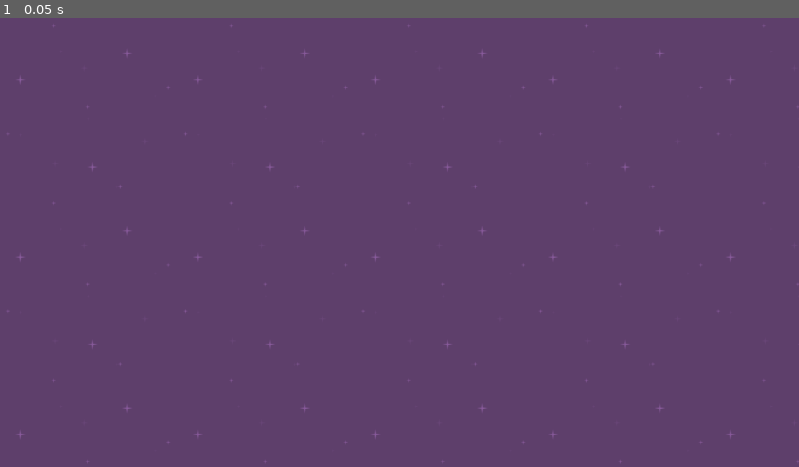
Above: before the commit, frame 1.
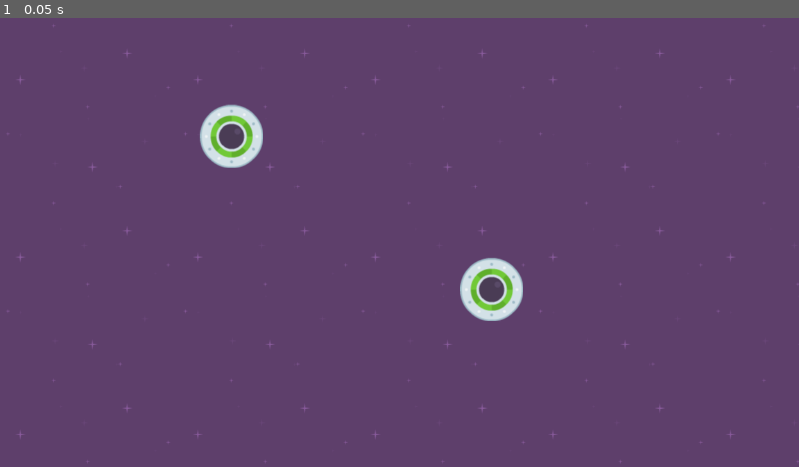
Above: after the commit, the same moment.

Repository: ty-n-42/Speedy-Saucer
Game: Godot game, scene res://levels/level_1.tscn
Same seed, same stepped clock (60 frames per second), same inputs: the game is played once before the commit and once after it.
Inputs:
- Up to frame 1 (0.05 s): no input

The runs differ from the first frame. In frame 1, 1.5% of the frame differs, in the area x 25-66%, y 19-68%.

Commit message:
Created 2 instances the player scene in the level1 scene

Diff:
--- a/levels/level_1.tscn
+++ b/levels/level_1.tscn
@@ -1,6 +1,7 @@
-[gd_scene load_steps=2 format=3 uid="uid://b1avlf1wbdl2s"]
+[gd_scene load_steps=3 format=3 uid="uid://b1avlf1wbdl2s"]
 
 [ext_resource type="Texture2D" uid="uid://f4mycljo73c0" path="res://assets/purple.png" id="1_midwt"]
+[ext_resource type="PackedScene" uid="uid://c5ywdl3g1mr3n" path="res://levels/player.tscn" id="2_rkx4e"]
 
 [node name="Level1" type="Node2D"]
 
@@ -9,3 +10,9 @@
 offset_bottom = 648.0
 texture = ExtResource("1_midwt")
 stretch_mode = 1
+
+[node name="Player" parent="." instance=ExtResource("2_rkx4e")]
+position = Vector2(334, 171)
+
+[node name="Player2" parent="." instance=ExtResource("2_rkx4e")]
+position = Vector2(709, 392)
